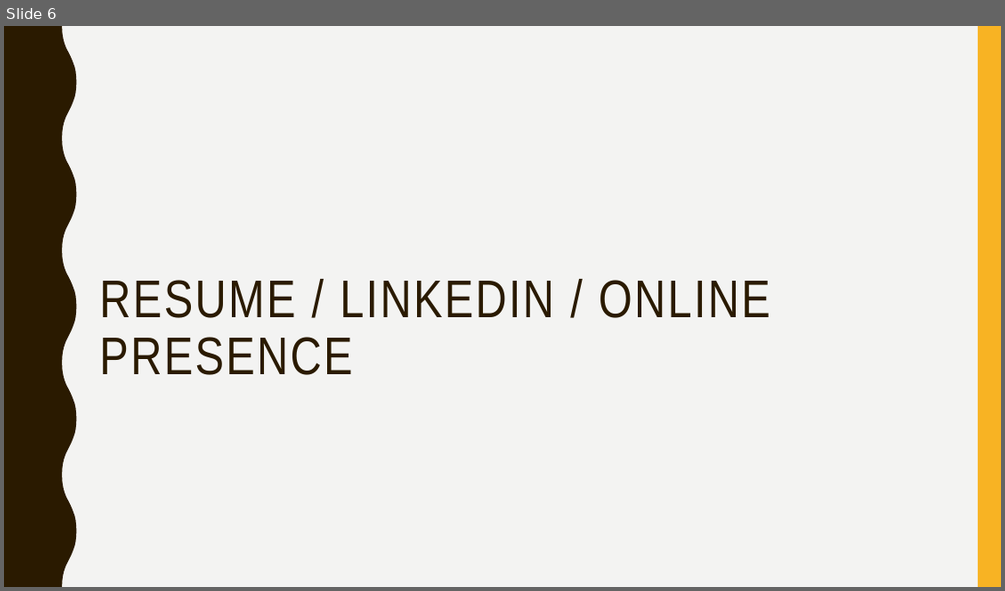
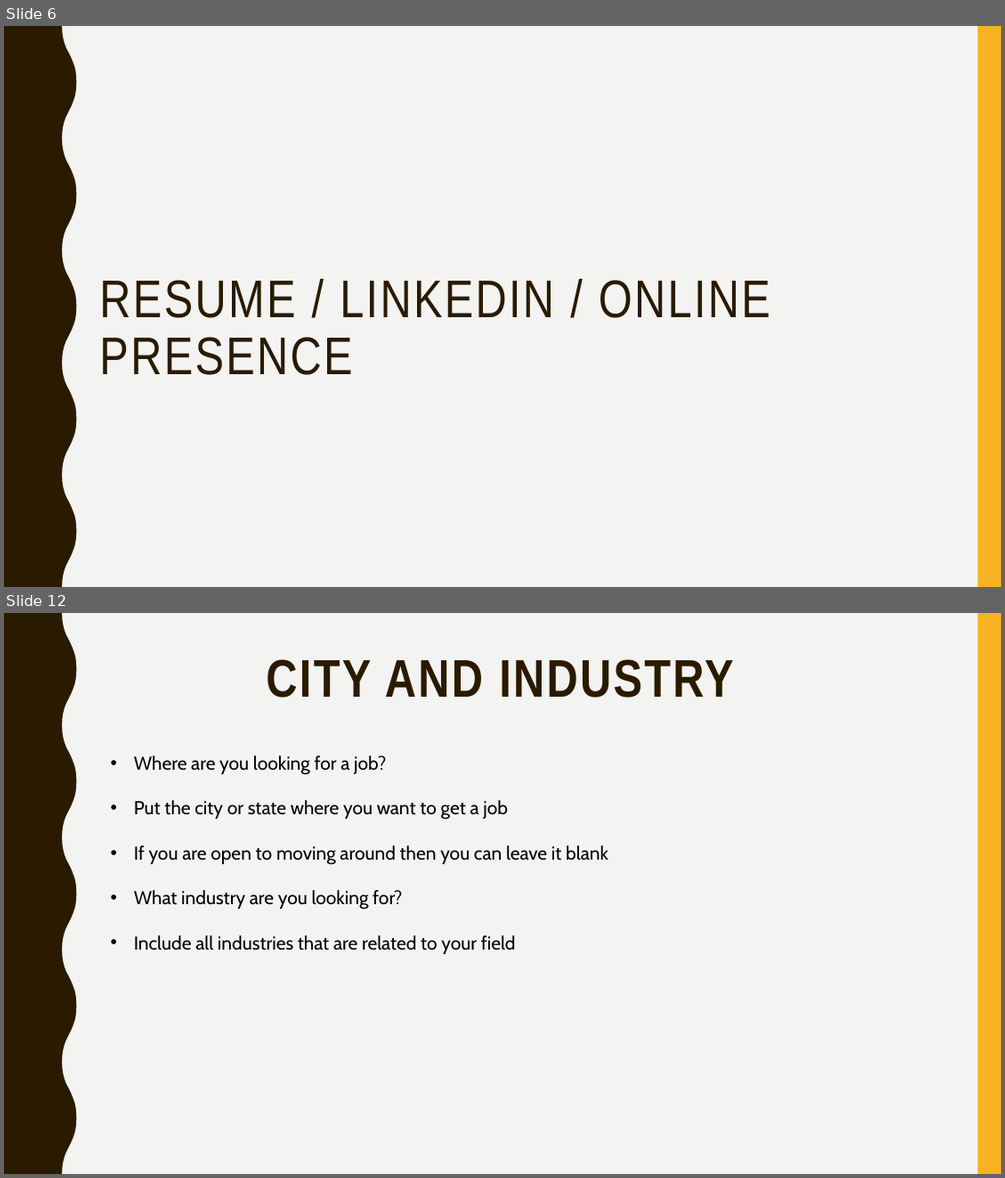
Before and after one commit to lakshmi-intechcode/jng_instr_folder, a slide deck: Job_Stuff/Jng_Job_Prezzie.pptx. Shown one above the other, each under a label of ours: slide 6 before the commit, slides 6 and 12 after it; the slides between them are not shown. The pictures are 1005x591 and 1005x1178 pixels, drawn with LibreOffice and Linux fonts; fonts in the diff are those of the drawing. Boxes give left, top, right and bottom in pixels: in the first picture for what was removed or moved away, otherwise in the second. Text is boxed around its words. In the diff, an @@ line names an element or a change of style, - is before the commit and + after.

```diff
--- a/Job_Stuff/Jng_Job_Prezzie.pptx
+++ b/Job_Stuff/Jng_Job_Prezzie.pptx
@@ slide 12 added at [4, 613, 1001, 1174], background #F3F3F2; not listed: 2 template elements that a slide beside it also shows @@
@@ title added at [266, 659, 733, 698], 51 pt, text #2A1A00, bold @@
+CITY AND INDUSTRY
@@ text added at [134, 755, 608, 954], 18 pt, text #000000 @@
+• Where are you looking for a job?
+• Put the city or state where you want to get a job
+• If you are open to moving around then you can leave it blank
+• What industry are you looking for?
+• Include all industries that are related to your field
```
Also in this commit, not shown: 1 slide changed, 9 other slides added, 1 slide removed.
